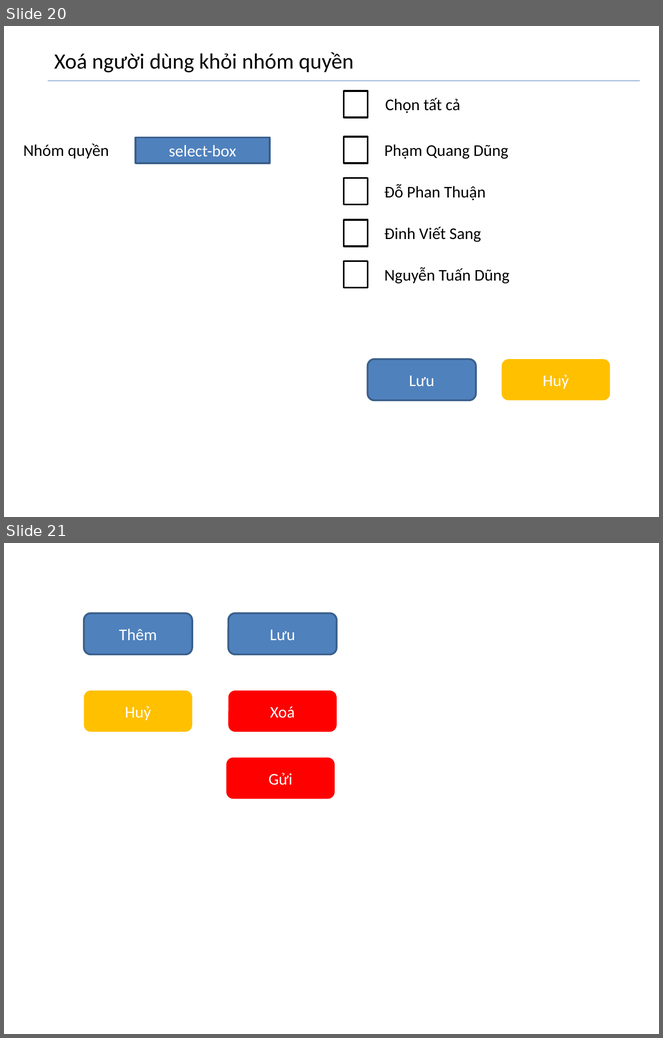
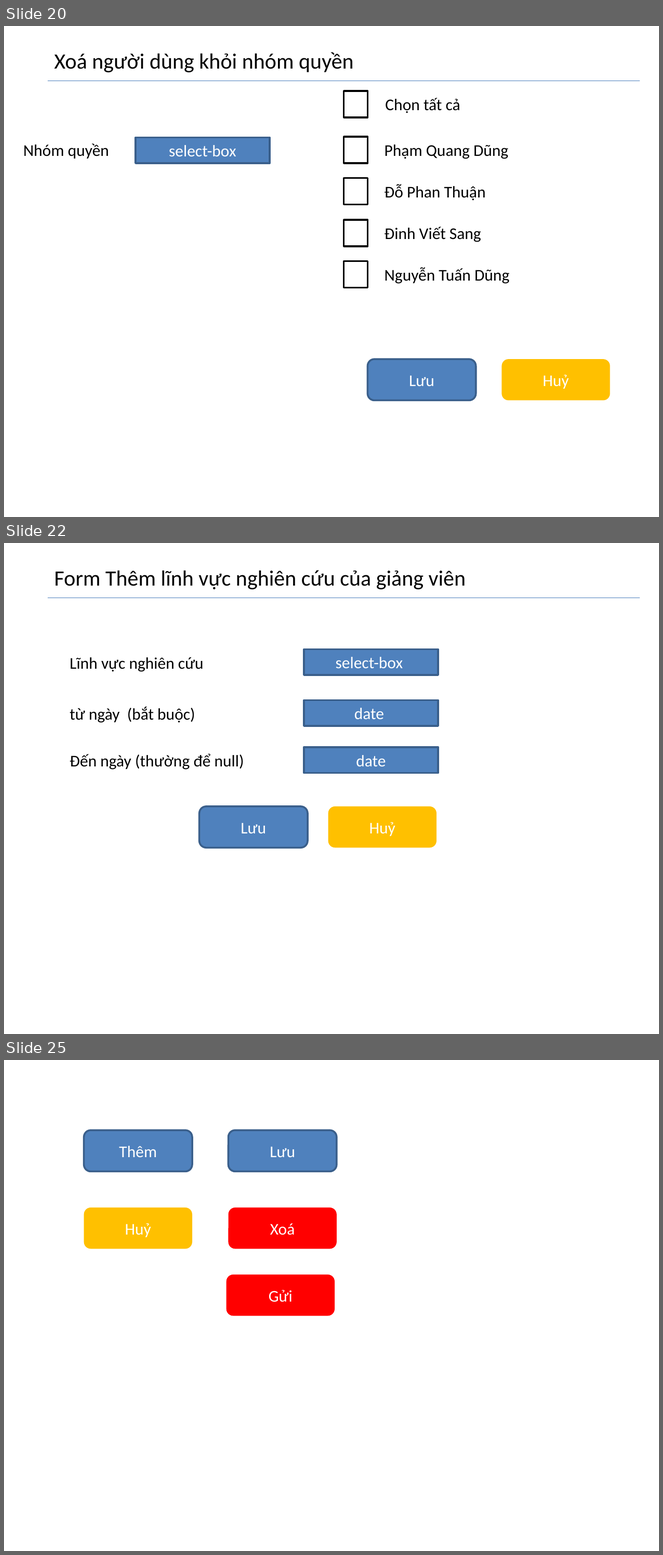
Before and after one commit to dungkhmt/bkofbiz, a slide deck: screen-ui-design/screen-ui-design.pptx. Shown one above the other, each under a label of ours: slides 20 and 21 before the commit, slides 20, 22 and 25 after it; the slides between them are not shown. The pictures are 663x1038 and 663x1555 pixels, drawn with LibreOffice and Linux fonts; fonts in the diff are those of the drawing. Boxes give left, top, right and bottom in pixels: in the first picture for what was removed or moved away, otherwise in the second. Text is boxed around its words. In the diff, an @@ line names an element or a change of style, - is before the commit and + after.

```diff
--- a/screen-ui-design/screen-ui-design.pptx
+++ b/screen-ui-design/screen-ui-design.pptx
@@ slide 22 added at [4, 543, 659, 1034], background #FFFFFF @@
@@ text added at [54, 570, 466, 590], 24 pt, text #000000 @@
+Form Thêm lĩnh vực nghiên cứu của giảng viên
@@ line added from (48, 598) to (640, 598), #4B7EBC 0.75 pt @@
@@ rectangle added at [304, 649, 438, 675], fill #4F81BD, outline #3A5F8C 2 pt, 18 pt, text #FFFFFF @@
+select-box
@@ text added at [70, 657, 204, 672], 18 pt, text #000000 @@
+Lĩnh vực nghiên cứu
@@ text added at [70, 707, 195, 723], 18 pt, text #000000 @@
+từ ngày (bắt buộc)
@@ rectangle added at [304, 700, 438, 726], fill #4F81BD, outline #3A5F8C 2 pt, 18 pt, text #FFFFFF @@
+date
@@ text added at [70, 754, 244, 770], 18 pt, text #000000 @@
+Đến ngày (thường để null)
@@ rectangle added at [304, 747, 438, 773], fill #4F81BD, outline #3A5F8C 2 pt, 18 pt, text #FFFFFF @@
+date
@@ rounded rectangle added at [199, 807, 307, 848], fill #4F81BD, outline #3A5F8C 2 pt, 18 pt, text #FFFFFF @@
+Lưu
@@ rounded rectangle added at [328, 807, 437, 848], fill #FFC000, 18 pt, text #FFFFFF @@
+Huỷ
@@ what was slide 21 is now slide 25 @@
```
Also in this commit, not shown: 3 other slides added, 7 other files.
